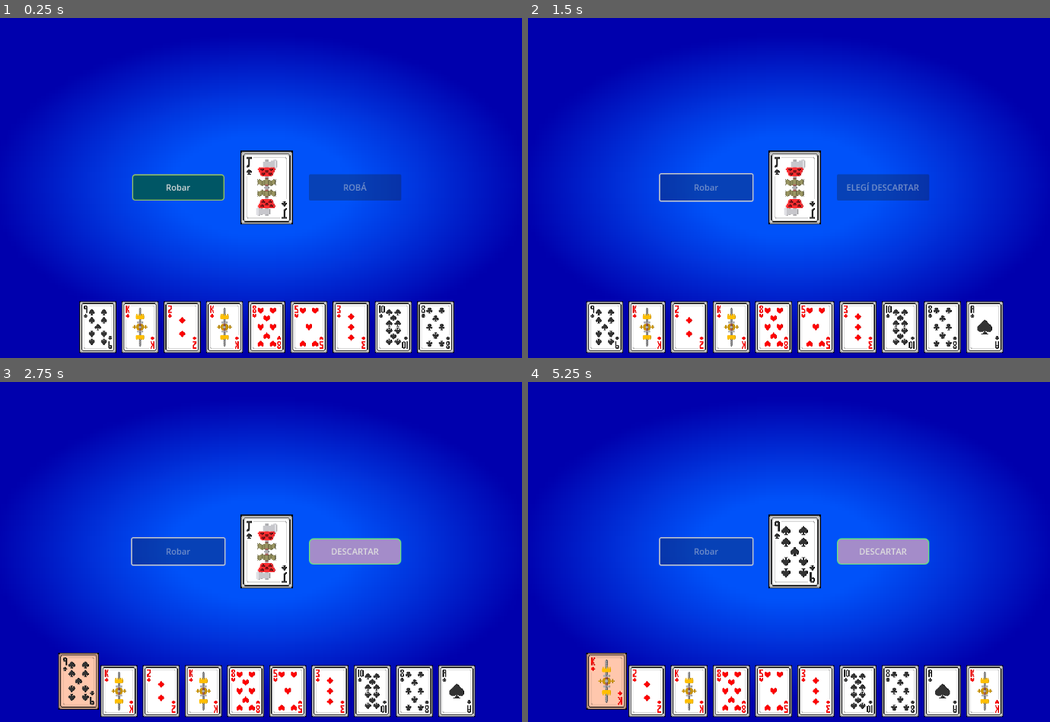
Above: before the commit, frames 1-4 (two rows, left to right).
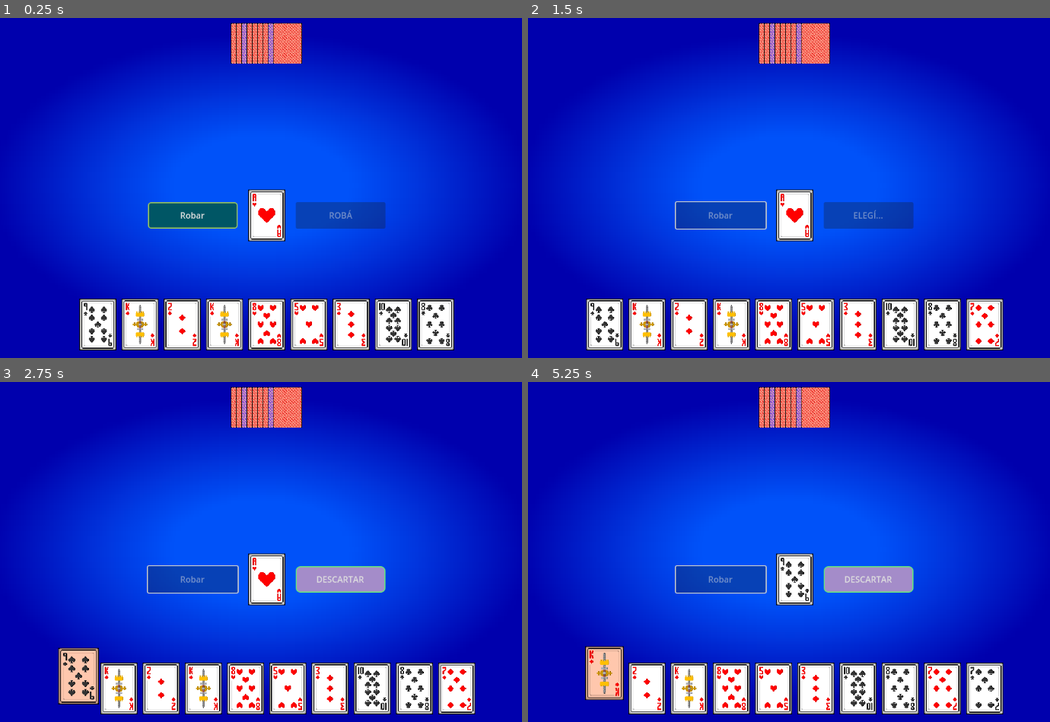
Above: after the commit, the same moments.

Repository: hector1308/loba
Game: Godot game, scene res://Mesa.tscn
Two runs of this game, one before a commit and one after it. Both use one fixed random seed, a clock stepped at 60 frames per second and the inputs below.
Inputs (mouse positions are in pixels of both pictures, inside the frame that each line leads up to):
- Up to frame 1 (0.25 s): no input
- Up to frame 2 (1.5 s): click "Robar" at 0.5 s; tap Enter at 1.25 s; move the mouse to (794, 188) at 1.27 s; click (794, 188) at 1.42 s
- Up to frame 3 (2.75 s): tap Space at 2 s; move the mouse to (78, 691) at 2.02 s; click (78, 691) at 2.17 s
- Up to frame 4 (5.25 s): click "DESCARTAR" at 2.75 s; click "Robar" at 3.5 s; tap Enter at 4.25 s; move the mouse to (794, 552) at 4.27 s; click (794, 552) at 4.42 s; tap Space at 5 s; move the mouse to (606, 691) at 5.02 s; click (606, 691) at 5.17 s

The runs differ from the first frame. In frame 1, 13% of the frame differs, in the area x 15-88%, y 1-99%; in frame 2, 14%; in frame 3, 14%; in frame 4, 15%, in the area x 10-92%, y 1-99%.

Commit message:
Mejora de diseño, animaciones de cartas y lógica de moje Loba

Diff:
--- a/Carta.gd
+++ b/Carta.gd
@@ -5,64 +5,75 @@
 var valor = 0
 var palo = ""
 var seleccionada = false
+var color_mazo = "blue"
+var boca_abajo = false
 
-# Diccionarios para carpetas y nombres de palos
 var carpetas_palos = {
-	"Corazon": "hearts",
-	"Trebol": "clubs",
-	"Pica": "spades",
-	"Diamante": "diamonds",
-	"Joker": "joker"
+	"Corazon": "hearts", "Trebol": "clubs", "Pica": "spades", "Diamante": "diamonds", "Joker": "joker"
 }
 
 var nombres_palos_archivo = {
-	"Corazon": "hearts",
-	"Trebol": "clubs",
-	"Pica": "spades",
-	"Diamante": "diamonds",
-	"Joker": "joker"
+	"Corazon": "hearts", "Trebol": "clubs", "Pica": "spades", "Diamante": "diamonds", "Joker": "joker"
 }
 
-func configurar(v, p):
+func configurar(v, p, col = "blue", oculta = false):
 	valor = v
 	palo = p
+	color_mazo = col
+	boca_abajo = oculta
 	actualizar_visual()
 
 func actualizar_visual():
 	if not is_inside_tree(): await ready
-
 	var textura_display = get_node_or_null("Imagen")
 	if textura_display == null: return
 
-	var carpeta = carpetas_palos.get(palo, "")
-	var nombre_palo_file = nombres_palos_archivo.get(palo, "")
-	var sufijo = "" if seleccionada else "_white"
 	var ruta = ""
+	if boca_abajo:
+		ruta = "res://cards/back_" + color_mazo + ".png"
+	else:
+		var carpeta = carpetas_palos.get(palo, "")
+		var nombre_palo_file = nombres_palos_archivo.get(palo, "")
+		var sufijo = "" if seleccionada else "_white"
 
-	# --- LÓGICA DE TRADUCCIÓN DE VALORES ---
-	if palo == "Joker":
-		# Ruta: res://cards/joker/joker.png o joker_white.png
-		ruta = "res://cards/joker/joker" + sufijo + ".png"
-	else:
-		var valor_string = str(valor)
-		if valor == 1: valor_string = "ace"
-		elif valor == 11: valor_string = "jack"
-		elif valor == 12: valor_string = "queen"
-		elif valor == 13: valor_string = "king"
+		if palo == "Joker":
+			ruta = "res://cards/joker/joker" + sufijo + ".png"
+		else:
+			var valor_string = str(valor)
+			if valor == 1: valor_string = "ace"
+			elif valor == 11: valor_string = "jack"
+			elif valor == 12: valor_string = "queen"
+			elif valor == 13: valor_string = "king"
+			ruta = "res://cards/" + carpeta + "/" + valor_string + "_" + nombre_palo_file + sufijo + ".png"
 
-		# Ruta: res://cards/palo/ace_palo_white.png
-		ruta = "res://cards/" + carpeta + "/" + valor_string + "_" + nombre_palo_file + sufijo + ".png"
-
-	# Carga de la imagen
 	if FileAccess.file_exists(ruta):
 		textura_display.texture = load(ruta)
 		textura_display.texture_filter = CanvasItem.TEXTURE_FILTER_NEAREST
-	else:
-		print("--- CARTA NO ENCONTRADA ---")
-		print("Ruta buscada: ", ruta)
+		textura_display.visible = true
 
 func alternar_seleccion():
+	if boca_abajo: return
 	seleccionada = !seleccionada
+
+	var tween = create_tween().set_parallel(true)
+	var img = get_node("Imagen")
+
+	if seleccionada:
+		# Animación de Salto y Escala
+		tween.tween_property(self, "position:y", -30, 0.15).set_trans(Tween.TRANS_BACK).set_ease(Tween.EASE_OUT)
+		tween.tween_property(self, "scale", Vector2(1.1, 1.1), 0.15)
+
+		# Animación de Temblor (Solo en la imagen para no romper el layout)
+		var shake = create_tween()
+		for i in range(3):
+			shake.tween_property(img, "position:x", 4, 0.03)
+			shake.tween_property(img, "position:x", -4, 0.03)
+		shake.tween_property(img, "position:x", 0, 0.03)
+	else:
+		# Regreso suave
+		tween.tween_property(self, "position:y", 0, 0.15).set_trans(Tween.TRANS_QUAD).set_ease(Tween.EASE_IN_OUT)
+		tween.tween_property(self, "scale", Vector2(1.0, 1.0), 0.15)
+
 	actualizar_visual()
 
 func _gui_input(event):
--- a/Mesa.gd
+++ b/Mesa.gd
@@ -9,9 +9,6 @@
 func _ready():
 	generar_mazo_loba()
 	mazo.shuffle()
-
-	if not has_node("%ManoJugador"): return
-
 	repartir_manos()
 	preparar_pozo_inicial()
 	configurar_interfaz_visual()
@@ -20,58 +17,187 @@
 		%BotonMazo.pressed.connect(_on_boton_mazo_pressed)
 	if not %BotonAccion.pressed.is_connected(_on_boton_accion_pressed):
 		%BotonAccion.pressed.connect(_on_boton_accion_pressed)
-
 	actualizar_estado_botones()
 
 func configurar_interfaz_visual():
-	var padre = %ZonaCentral.get_parent()
-	if padre is BoxContainer: padre.alignment = BoxContainer.ALIGNMENT_CENTER
-
-	# Zona central fija para que el pozo no se mueva
-	%ZonaCentral.custom_minimum_size = Vector2(520, 160)
-	%ZonaCentral.size_flags_horizontal = Control.SIZE_SHRINK_CENTER
-
-	if %ZonaCentral is BoxContainer:
-		%ZonaCentral.alignment = BoxContainer.ALIGNMENT_CENTER
-		%ZonaCentral.add_theme_constant_override("separation", 30)
-
-	# Botones con tamaño fijo
+	var principal = %ManoJugador.get_parent()
+	if principal is BoxContainer:
+		principal.set_anchors_and_offsets_preset(Control.PRESET_FULL_RECT)
+		principal.add_theme_constant_override("separation", 0)
+
+	if has_node("%ManoRival"):
+		%ManoRival.custom_minimum_size.y = 100
+		%ManoRival.alignment = BoxContainer.ALIGNMENT_CENTER
+		%ManoRival.add_theme_constant_override("separation", -45)
+
+	if has_node("LadoRival"):
+		get_node("LadoRival").size_flags_vertical = Control.SIZE_EXPAND_FILL
+		get_node("LadoRival").size_flags_stretch_ratio = 1.0
+
+	# ZONA CENTRAL: Ajustada para que el pozo grande quepa bien
+	%ZonaCentral.custom_minimum_size.y = 140
+	%ZonaCentral.alignment = BoxContainer.ALIGNMENT_CENTER
+	%ZonaCentral.size_flags_vertical = Control.SIZE_SHRINK_CENTER
+
+	if has_node("LadoJugador"):
+		var lj = get_node("LadoJugador")
+		lj.size_flags_vertical = Control.SIZE_EXPAND_FILL
+		lj.size_flags_stretch_ratio = 1.0
+		if lj is BoxContainer: lj.alignment = BoxContainer.ALIGNMENT_CENTER
+
+	# ESPACIADOR (El muro de seguridad)
+	if not principal.has_node("GranEspaciador"):
+		var esp = Control.new()
+		esp.name = "GranEspaciador"
+		esp.size_flags_vertical = Control.SIZE_EXPAND_FILL
+		esp.size_flags_stretch_ratio = 4.0
+		principal.add_child(esp)
+		principal.move_child(esp, principal.get_child_count() - 1)
+
+	%ManoJugador.custom_minimum_size.y = 130
+	%ManoJugador.size_flags_vertical = Control.SIZE_SHRINK_END
+	%ManoJugador.alignment = BoxContainer.ALIGNMENT_CENTER
+
 	var botones = [%BotonMazo, %BotonAccion]
-	for b in botones:
-		b.custom_minimum_size = Vector2(175, 50)
-		b.clip_text = true
-
-	var containers = [%Jugadas_Arriba, %Jugadas_Izquierda, %Jugadas_Derecha]
-	for c in containers:
-		c.add_theme_constant_override("separation", 15)
-		c.alignment = BoxContainer.ALIGNMENT_CENTER
-
-	%ManoJugador.alignment = BoxContainer.ALIGNMENT_CENTER
-	%ManoJugador.add_theme_constant_override("separation", 10)
+	for b in botones: b.custom_minimum_size = Vector2(170, 50)
+
+# --- LÓGICA DE ACTUALIZACIÓN DEL POZO (CAMBIO AQUÍ) ---
+
+func actualizar_pozo_visual(datos):
+	var pozo_node = %ZonaCentral.find_child("Pozo", true, false)
+	if pozo_node:
+		for h in pozo_node.get_children(): h.queue_free()
+		var carta_p = ESCENA_CARTA.instantiate()
+		pozo_node.add_child(carta_p)
+		# Sincronizamos con el tamaño de tu mano (1.0 escala y 70x95)
+		carta_p.configurar(datos.valor, datos.palo, datos.color, false)
+		carta_p.scale = Vector2(1.0, 1.0)
+		carta_p.custom_minimum_size = Vector2(70, 95)
+		pozo_node.custom_minimum_size = Vector2(70, 95)
+
+# --- LÓGICA DE MOJE Y REGLAS (PRESERVADA) ---
+
+func intentar_moje(carta_mano, contenedor):
+	var cartas_en_mesa = contenedor.get_children()
+	var es_escalera = es_jugada_escalera(cartas_en_mesa)
+	var exito = false
+
+	if es_escalera:
+		var lista_prueba = []
+		for c in cartas_en_mesa: lista_prueba.append(c)
+		lista_prueba.append(carta_mano)
+		if es_jugada_valida(lista_prueba): exito = true
+	else:
+		if carta_mano.valor != 0:
+			var v_ref = 0
+			var palos_en_mesa = []
+			for c in cartas_en_mesa:
+				if c.valor != 0:
+					v_ref = c.valor
+					palos_en_mesa.append(c.palo)
+			if carta_mano.valor == v_ref and carta_mano.palo in palos_en_mesa:
+				exito = true
+
+	if exito:
+		ejecutar_movimiento_moje(carta_mano, contenedor)
+
+func ejecutar_movimiento_moje(carta_mano, contenedor):
+	if carta_mano.get_parent(): carta_mano.get_parent().remove_child(carta_mano)
+	contenedor.add_child(carta_mano)
+	var lista_ordenada = ordenar_con_joker(contenedor.get_children())
+	for i in range(lista_ordenada.size()):
+		contenedor.move_child(lista_ordenada[i], i)
+
+	carta_mano.seleccionada = false
+	carta_mano.actualizar_visual()
+	carta_mano.scale = Vector2(0.6, 0.6)
+	carta_mano.position.y = 0
+
+	if carta_mano.carta_seleccionada.is_connected(_on_carta_tocada_en_mano):
+		carta_mano.carta_seleccionada.disconnect(_on_carta_tocada_en_mano)
+	if not carta_mano.carta_seleccionada.is_connected(_on_jugada_mesa_clicked_desde_carta):
+		carta_mano.carta_seleccionada.connect(_on_jugada_mesa_clicked_desde_carta)
+	cartas_seleccionadas.clear()
+	actualizar_estado_botones()
+
+func es_jugada_valida(lista):
+	if lista.size() < 3: return false
+	var normales = []; var jokers = 0
+	for c in lista:
+		if c.valor == 0: jokers += 1
+		else: normales.append(c)
+	if normales.size() == 0: return jokers >= 3
+
+	var v_ref = normales[0].valor
+	var mismo_valor = true; var misma_palo = true; var p_ref = normales[0].palo
+	for c in normales:
+		if c.valor != v_ref: mismo_valor = false
+		if c.palo != p_ref: misma_palo = false
+
+	if mismo_valor: return jokers <= 1
+	if misma_palo:
+		normales.sort_custom(func(a, b): return a.valor < b.valor)
+		var huecos = 0
+		for i in range(1, normales.size()):
+			var diff = normales[i].valor - normales[i-1].valor
+			if diff == 0: return false
+			huecos += (diff - 1)
+		return jokers >= huecos
+	return false
+
+func es_jugada_escalera(lista):
+	var palos = []
+	for c in lista:
+		if c.valor != 0 and not c.palo in palos: palos.append(c.palo)
+	return palos.size() == 1
+
+func ordenar_con_joker(lista):
+	var normales = []; var jokers = []
+	for c in lista:
+		if c.valor == 0: jokers.append(c)
+		else: normales.append(c)
+	normales.sort_custom(func(a, b): return a.valor < b.valor)
+	if normales.size() > 1 and normales[0].valor == normales[-1].valor:
+		return normales + jokers
+
+	var resultado = []
+	if normales.size() > 0:
+		var v_min = normales[0].valor; var v_max = normales[-1].valor
+		var puntero = v_min; var idx_norm = 0
+		while puntero <= v_max:
+			if idx_norm < normales.size() and normales[idx_norm].valor == puntero:
+				resultado.append(normales[idx_norm]); idx_norm += 1
+			elif jokers.size() > 0: resultado.append(jokers.pop_back())
+			puntero += 1
+		while jokers.size() > 0:
+			if v_max < 13: resultado.append(jokers.pop_back()); v_max += 1
+			elif v_min > 1: resultado.push_front(jokers.pop_back()); v_min -= 1
+			else: resultado.append(jokers.pop_back())
+	return resultado
+
+# --- RESTO DE FUNCIONES ---
 
 func generar_mazo_loba():
-	var palos = ["Corazon", "Diamante", "Trebol", "Pica"]
 	mazo.clear()
-	for m in range(2):
-		for p in palos:
-			for v in range(1, 14): mazo.append({"valor": v, "palo": p})
-		mazo.append({"valor": 0, "palo": "Joker"})
-		mazo.append({"valor": 0, "palo": "Joker"})
+	for col in ["blue", "red"]:
+		for p in ["Corazon", "Diamante", "Trebol", "Pica"]:
+			for v in range(1, 14): mazo.append({"valor": v, "palo": p, "color": col})
+		for j in range(2): mazo.append({"valor": 0, "palo": "Joker", "color": col})
 
 func repartir_manos():
 	for i in range(9):
-		if mazo.size() > 0: crear_carta_en_contenedor(mazo.pop_back(), %ManoJugador)
-
-func crear_carta_en_contenedor(datos, contenedor):
+		if mazo.size() > 0: crear_carta_en_contenedor(mazo.pop_back(), %ManoJugador, false)
+	if has_node("%ManoRival"):
+		for i in range(9):
+			if mazo.size() > 0: crear_carta_en_contenedor(mazo.pop_back(), %ManoRival, true)
+
+func crear_carta_en_contenedor(datos, contenedor, oculta = false):
 	var nueva_carta = ESCENA_CARTA.instantiate()
 	contenedor.add_child(nueva_carta)
-	nueva_carta.modulate = Color.WHITE
-	nueva_carta.configurar(datos.valor, datos.palo)
-
+	nueva_carta.configurar(datos.valor, datos.palo, datos.color, oculta)
 	if contenedor == %ManoJugador:
 		nueva_carta.custom_minimum_size = Vector2(70, 95)
-		if not nueva_carta.carta_seleccionada.is_connected(_on_carta_tocada_en_mano):
-			nueva_carta.carta_seleccionada.connect(_on_carta_tocada_en_mano)
+		nueva_carta.carta_seleccionada.connect(_on_carta_tocada_en_mano)
 	else:
 		nueva_carta.custom_minimum_size = Vector2(55, 80)
 		nueva_carta.scale = Vector2(0.6, 0.6)
@@ -79,215 +205,55 @@
 func preparar_pozo_inicial():
 	if mazo.size() > 0: actualizar_pozo_visual(mazo.pop_back())
 
-func actualizar_pozo_visual(datos):
-	var pozo_node = %ZonaCentral.find_child("Pozo", true, false)
-	if pozo_node:
-		pozo_node.custom_minimum_size = Vector2(70, 95)
-		for hijo in pozo_node.get_children(): hijo.queue_free()
-		var carta_en_pozo = ESCENA_CARTA.instantiate()
-		pozo_node.add_child(carta_en_pozo)
-		carta_en_pozo.configurar(datos.valor, datos.palo)
-
-func _on_boton_mazo_pressed():
-	if not ya_robo and mazo.size() > 0:
-		crear_carta_en_contenedor(mazo.pop_back(), %ManoJugador)
-		ya_robo = true
-		actualizar_estado_botones()
-
-func _on_boton_accion_pressed():
-	var cant = cartas_seleccionadas.size()
-	if cant == 1:
-		var carta = cartas_seleccionadas[0]
-		actualizar_pozo_visual({"valor": carta.valor, "palo": carta.palo})
-		carta.queue_free()
-		cartas_seleccionadas.clear()
-		ya_robo = false
-		actualizar_estado_botones()
-	elif cant >= 3:
-		if es_jugada_valida(cartas_seleccionadas):
-			bajar_jugada_distribuida(cartas_seleccionadas)
-		else:
-			for c in cartas_seleccionadas:
-				c.scale = Vector2(1.0, 1.0)
-				c.position.y = 0
-				if c.seleccionada: c.alternar_seleccion()
-			cartas_seleccionadas.clear()
-			actualizar_estado_botones()
-
 func _on_carta_tocada_en_mano(carta_objeto):
 	if ya_robo:
 		carta_objeto.alternar_seleccion()
-		if carta_objeto in cartas_seleccionadas:
-			cartas_seleccionadas.erase(carta_objeto)
-			carta_objeto.scale = Vector2(1.0, 1.0)
-			carta_objeto.position.y = 0
-		else:
-			cartas_seleccionadas.append(carta_objeto)
-			carta_objeto.scale = Vector2(1.1, 1.1)
-			carta_objeto.position.y = -25
+		if carta_objeto in cartas_seleccionadas: cartas_seleccionadas.erase(carta_objeto)
+		else: cartas_seleccionadas.append(carta_objeto)
 		actualizar_estado_botones()
+
+func _on_boton_mazo_pressed():
+	if not ya_robo and mazo.size() > 0:
+		crear_carta_en_contenedor(mazo.pop_back(), %ManoJugador, false)
+		ya_robo = true; actualizar_estado_botones()
+
+func _on_boton_accion_pressed():
+	if cartas_seleccionadas.size() == 1:
+		var c = cartas_seleccionadas[0]
+		actualizar_pozo_visual({"valor": c.valor, "palo": c.palo, "color": c.color_mazo})
+		c.queue_free(); cartas_seleccionadas.clear(); ya_robo = false; actualizar_estado_botones()
+	elif cartas_seleccionadas.size() >= 3:
+		if es_jugada_valida(cartas_seleccionadas): bajar_jugada_distribuida(cartas_seleccionadas)
 
 func bajar_jugada_distribuida(lista):
 	var containers = [%Jugadas_Arriba, %Jugadas_Izquierda, %Jugadas_Derecha]
 	var destino = containers[0]
 	for c in containers:
 		if c.get_child_count() < destino.get_child_count(): destino = c
-
-	# Contenedor invisible para facilitar el click de moje
-	var area_click = PanelContainer.new()
-	area_click.add_theme_stylebox_override("panel", StyleBoxEmpty.new())
-	area_click.mouse_filter = Control.MOUSE_FILTER_STOP
-
-	var grupo_jugada = HBoxContainer.new()
-	grupo_jugada.alignment = BoxContainer.ALIGNMENT_CENTER
-	grupo_jugada.add_theme_constant_override("separation", 2)
-	grupo_jugada.mouse_filter = Control.MOUSE_FILTER_PASS
-
-	area_click.add_child(grupo_jugada)
-	destino.add_child(area_click)
-
-	area_click.gui_input.connect(_on_jugada_mesa_clicked.bind(grupo_jugada))
-
-	var lista_ordenada = ordenar_con_joker(lista)
-
-	for c in lista_ordenada:
+	var grupo = HBoxContainer.new()
+	grupo.alignment = BoxContainer.ALIGNMENT_CENTER
+	destino.add_child(grupo)
+	grupo.gui_input.connect(_on_jugada_mesa_clicked.bind(grupo))
+	for c in ordenar_con_joker(lista):
 		if c.get_parent(): c.get_parent().remove_child(c)
-		grupo_jugada.add_child(c)
-		c.seleccionada = false
-		c.actualizar_visual()
-		c.scale = Vector2(0.6, 0.6)
-		c.position.y = 0
-		if c.carta_seleccionada.is_connected(_on_carta_tocada_en_mano):
-			c.carta_seleccionada.disconnect(_on_carta_tocada_en_mano)
+		grupo.add_child(c)
+		c.seleccionada = false; c.actualizar_visual(); c.scale = Vector2(0.6, 0.6); c.position.y = 0
+		if c.carta_seleccionada.is_connected(_on_carta_tocada_en_mano): c.carta_seleccionada.disconnect(_on_carta_tocada_en_mano)
 		c.carta_seleccionada.connect(_on_jugada_mesa_clicked_desde_carta)
-
-	cartas_seleccionadas.clear()
-	actualizar_estado_botones()
+	cartas_seleccionadas.clear(); actualizar_estado_botones()
 
 func _on_jugada_mesa_clicked_desde_carta(carta_en_mesa):
-	if ya_robo and cartas_seleccionadas.size() == 1:
-		intentar_moje(cartas_seleccionadas[0], carta_en_mesa.get_parent())
+	if ya_robo and cartas_seleccionadas.size() == 1: intentar_moje(cartas_seleccionadas[0], carta_en_mesa.get_parent())
 
 func _on_jugada_mesa_clicked(event, contenedor_jugada):
 	if event is InputEventMouseButton and event.pressed:
-		if ya_robo and cartas_seleccionadas.size() == 1:
-			intentar_moje(cartas_seleccionadas[0], contenedor_jugada)
-
-func intentar_moje(carta_mano, contenedor):
-	var cartas_en_mesa = contenedor.get_children()
-	if cartas_en_mesa.size() < 1: return
-
-	var normales_en_mesa = []
-	for c in cartas_en_mesa:
-		if c.valor != 0: normales_en_mesa.append(c)
-
-	if normales_en_mesa.size() == 0: return
-
-	var v_ref = normales_en_mesa[0].valor
-	var es_pierna = true
-	for c in normales_en_mesa:
-		if c.valor != v_ref: es_pierna = false; break
-
-	var exito = false
-	if es_pierna:
-		# REGLA: No Joker en pierna. Solo mismo valor y palo ya existente (doblar).
-		if carta_mano.valor != 0 and carta_mano.valor == v_ref:
-			var palos_en_mesa = []
-			for c in normales_en_mesa: palos_en_mesa.append(c.palo)
-			if carta_mano.palo in palos_en_mesa: exito = true
-	else:
-		# Escalera: mismo palo, correlativas, permite Joker.
-		var lista_temp = []
-		for c in cartas_en_mesa: lista_temp.append(c)
-		lista_temp.append(carta_mano)
-		if es_jugada_valida(lista_temp): exito = true
-
-	if exito:
-		carta_mano.get_parent().remove_child(carta_mano)
-		contenedor.add_child(carta_mano)
-		var lista_final = ordenar_con_joker(contenedor.get_children())
-		for i in range(lista_final.size()):
-			contenedor.move_child(lista_final[i], i)
-
-		carta_mano.seleccionada = false
-		carta_mano.actualizar_visual()
-		carta_mano.scale = Vector2(0.6, 0.6)
-		carta_mano.position.y = 0
-		if carta_mano.carta_seleccionada.is_connected(_on_carta_tocada_en_mano):
-			carta_mano.carta_seleccionada.disconnect(_on_carta_tocada_en_mano)
-		carta_mano.carta_seleccionada.connect(_on_jugada_mesa_clicked_desde_carta)
-
-		cartas_seleccionadas.clear()
-		ya_robo = true
-		actualizar_estado_botones()
-
-func es_jugada_valida(lista):
-	var normales = []
-	var jokers = 0
-	for c in lista:
-		if c.valor == 0: jokers += 1
-		else: normales.append(c)
-	if normales.size() == 0: return false
-
-	var v_ref = normales[0].valor
-	var es_pierna_p = true
-	var palos = []
-	for c in normales:
-		if c.valor != v_ref: es_pierna_p = false; break
-		if not c.palo in palos: palos.append(c.palo)
-
-	if es_pierna_p:
-		# Al bajar piernas: sin jokers y palos distintos.
-		if jokers > 0: return false
-		return normales.size() >= 3 and normales.size() == palos.size()
-
-	# Escalera: mismo palo, sin repetir número, huecos cubiertos por jokers.
-	normales.sort_custom(func(a, b): return a.valor < b.valor)
-	var p_ref = normales[0].palo
-	var huecos = 0
-	for i in range(normales.size()):
-		if normales[i].palo != p_ref: return false
-		if i > 0:
-			var d = normales[i].valor - normales[i-1].valor
-			if d == 0: return false
-			huecos += (d - 1)
-	return jokers >= huecos
-
-func ordenar_con_joker(lista):
-	var normales = []
-	var jokers = []
-	for c in lista:
-		if c.valor == 0: jokers.append(c)
-		else: normales.append(c)
-	normales.sort_custom(func(a, b): return a.valor < b.valor)
-
-	if normales.size() > 1 and normales[0].valor == normales[-1].valor:
-		return normales + jokers # Pierna
-
-	if normales.size() > 0:
-		var resultado = []
-		var v_esp = normales[0].valor
-		var i = 0
-		while i < normales.size() or jokers.size() > 0:
-			if i < normales.size() and normales[i].valor == v_esp:
-				resultado.append(normales[i]); i += 1
-			elif jokers.size() > 0:
-				resultado.append(jokers.pop_back())
-			else:
-				if i < normales.size(): resultado.append(normales[i]); i += 1
-				else: break
-			v_esp += 1
-		return resultado
-	return normales + jokers
+		if ya_robo and cartas_seleccionadas.size() == 1: intentar_moje(cartas_seleccionadas[0], contenedor_jugada)
 
 func actualizar_estado_botones():
 	%BotonMazo.disabled = ya_robo
 	var cant = cartas_seleccionadas.size()
-	if not ya_robo:
-		%BotonAccion.text = "ROBÁ"
-		%BotonAccion.disabled = true
+	if not ya_robo: %BotonAccion.text = "ROBÁ"; %BotonAccion.disabled = true
 	else:
-		if cant == 0: %BotonAccion.text = "ELEGÍ DESCARTAR"; %BotonAccion.disabled = true
-		elif cant == 1: %BotonAccion.text = "DESCARTAR"; %BotonAccion.disabled = false
-		elif cant >= 3: %BotonAccion.text = "BAJAR JUGADA"; %BotonAccion.disabled = false
-		else: %BotonAccion.text = "FALTAN"; %BotonAccion.disabled = true
+		if cant == 1: %BotonAccion.text = "DESCARTAR"; %BotonAccion.disabled = false
+		elif cant >= 3: %BotonAccion.text = "BAJAR"; %BotonAccion.disabled = false
+		else: %BotonAccion.text = "ELEGÍ..."; %BotonAccion.disabled = true
--- a/Mesa.tscn
+++ b/Mesa.tscn
@@ -53,6 +53,14 @@
 anchor_bottom = 1.0
 grow_horizontal = 2
 grow_vertical = 2
+size_flags_horizontal = 3
+alignment = 1
+
+[node name="ManoRival" type="HBoxContainer" parent="ContenedorPrincipal"]
+unique_name_in_owner = true
+layout_mode = 2
+mouse_filter = 2
+theme_override_constants/separation = -40
 alignment = 1
 
 [node name="LadoRival" type="Control" parent="ContenedorPrincipal"]
Binary file added: cards/back_blue.png
Not shown, added: cards/back_blue.png.import
Binary file added: cards/back_red.png
Not shown, added: cards/back_red.png.import
